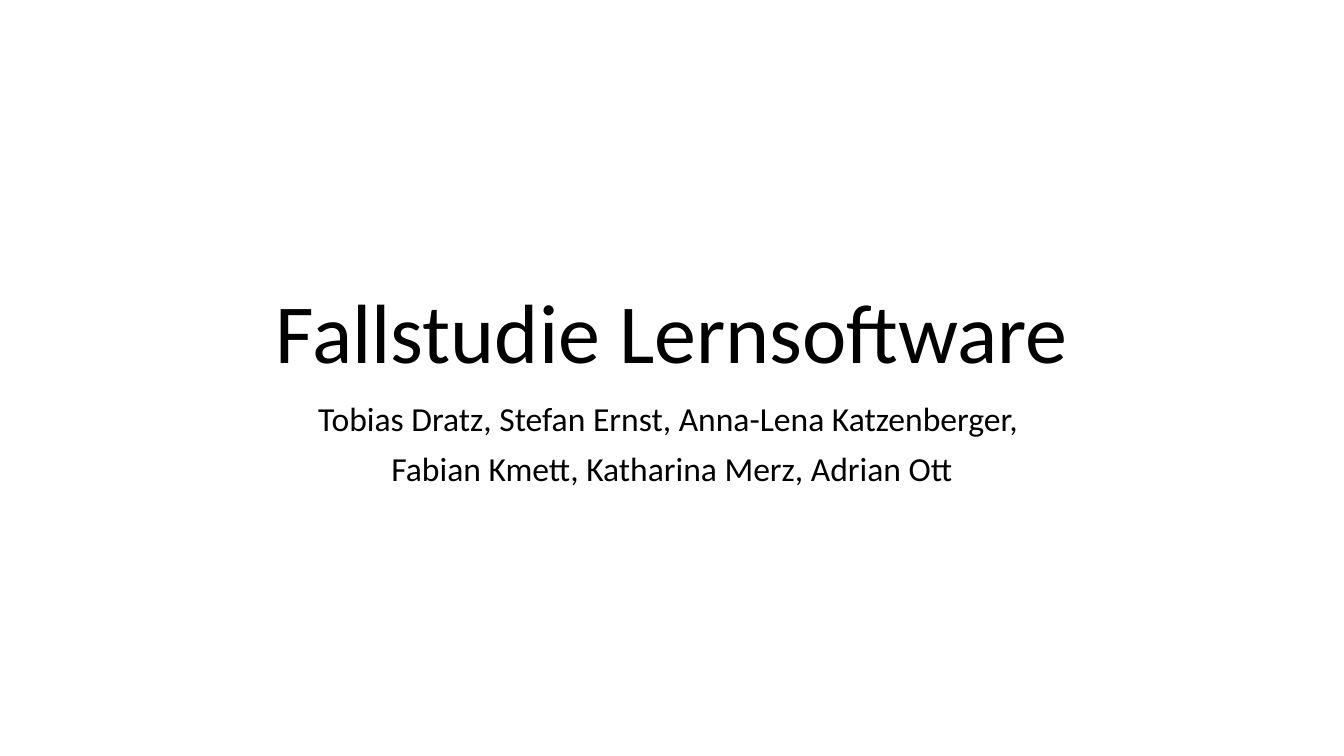
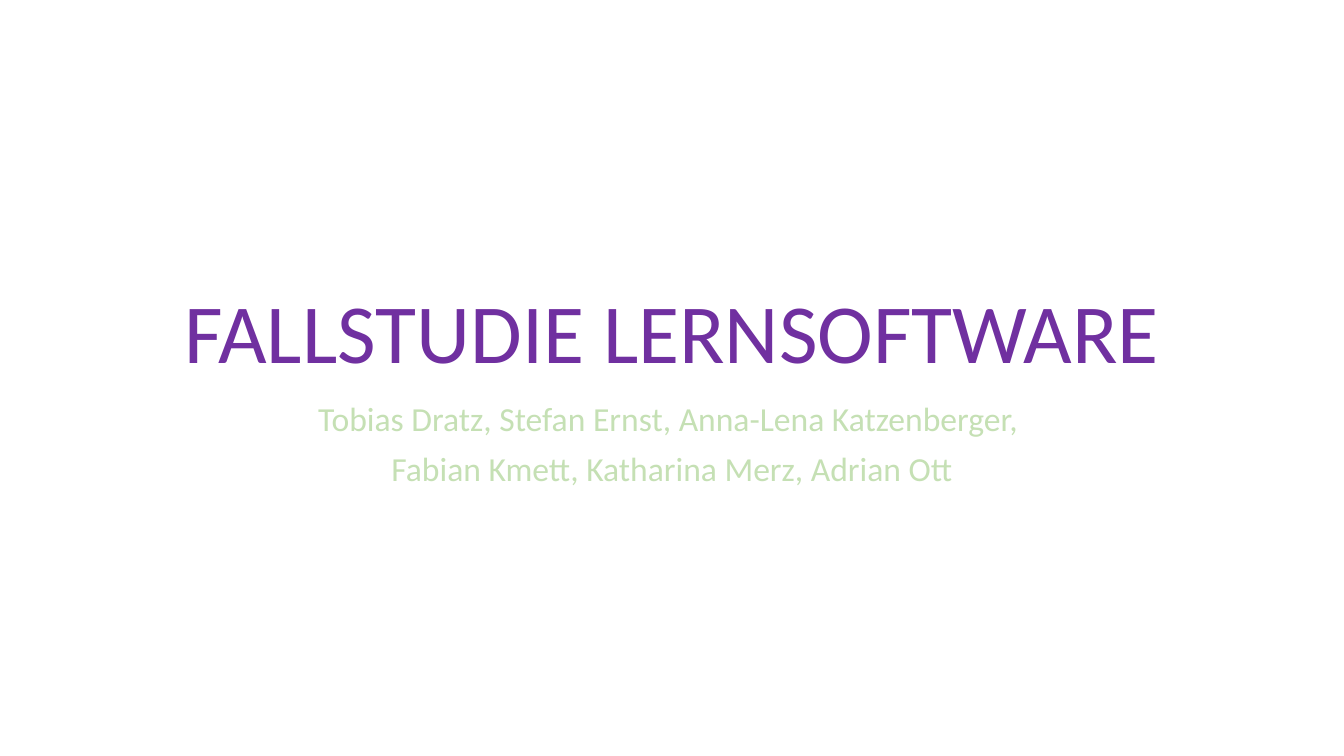
Before and after one commit to WI18C/Lernsoftware, a slide deck: slide 1 of Zwischenpräsentation.pptx. Drawn at 1344x756 pixels with LibreOffice and Linux fonts; fonts in the diff are those of the drawing. Boxes give left, top, right and bottom in pixels: in the first picture for what was removed or moved away, otherwise in the second. Text is boxed around its words. In the diff, an @@ line names an element or a change of style, - is before the commit and + after.

```diff
--- a/Zwischenpräsentation.pptx
+++ b/Zwischenpräsentation.pptx
@@ title at [185, 308, 1159, 364]: text changed; text colour #000000 to #7030A0 @@
-Fallstudie Lernsoftware
+FALLSTUDIE LERNSOFTWARE
@@ subtitle "Tobias Dratz, Stefan Ernst, Anna-Lena ..." at [318, 408, 1018, 485]: text colour #000000 to #C5E0B4 @@
```
Also in this commit, not shown: 9 other slides changed, 5 slides added, 2 slides removed.
